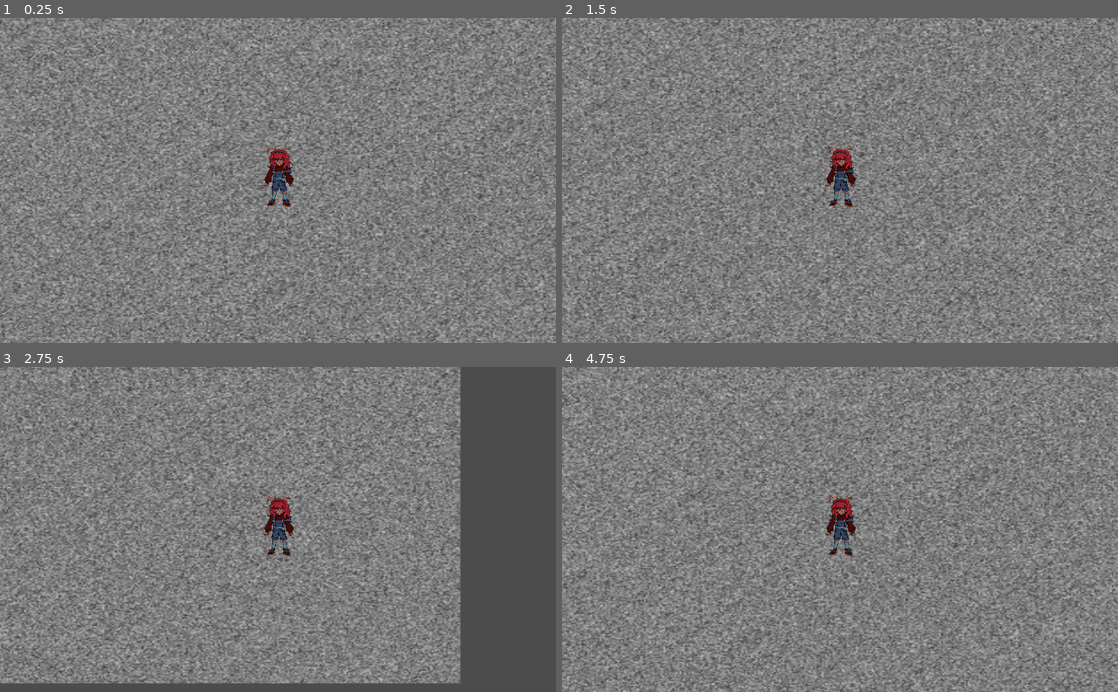
Above: before the commit, frames 1-4 (two rows, left to right).
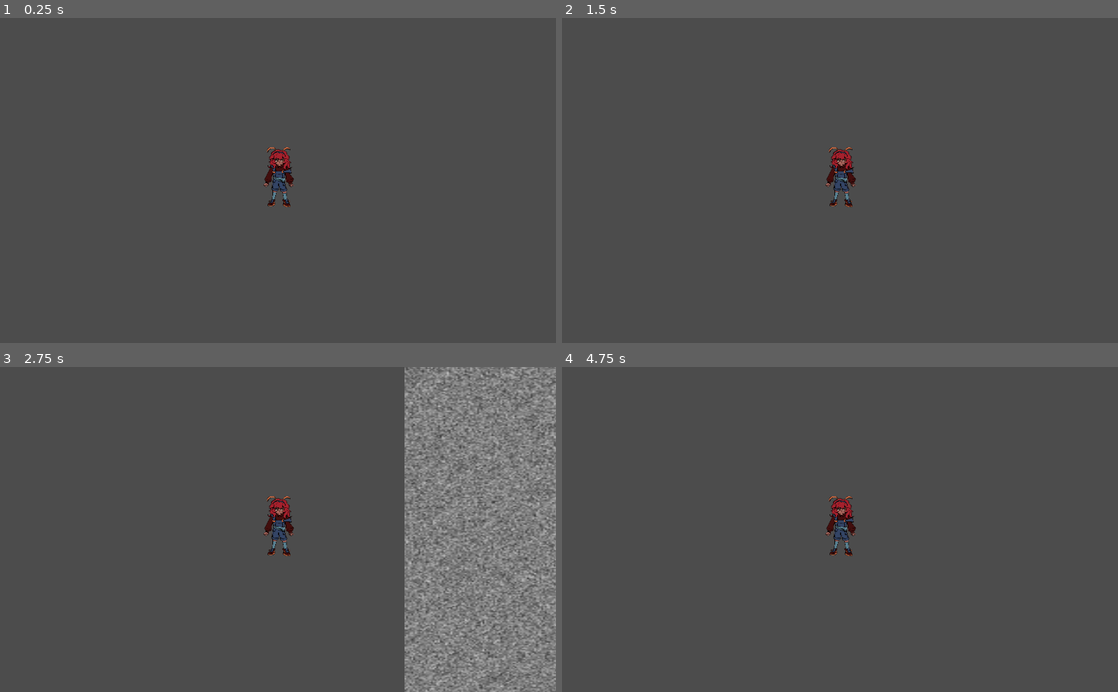
Above: after the commit, the same moments.

Repository: Egg6691/TAMU-SPRING-2025-GAMEJAM
Game: Godot game, scene res://Scenes/Main.tscn
Two runs of this game, one before a commit and one after it. Both use one fixed random seed, a clock stepped at 60 frames per second and the inputs below. The engine's default icon, where the game draws it, is replaced by a stand-in: a white triangle on a blue panel in a dark square.
Inputs (mouse positions are in pixels of both pictures, inside the frame that each line leads up to):
- Up to frame 1 (0.25 s): no input
- Up to frame 2 (1.5 s): tap Enter at 0.5 s; move the mouse to (962, 164) at 0.52 s; hold D (right) 0.53-1.28 s; right-click (962, 164) at 0.6 s; move the mouse to (728, 196) at 1.27 s; hold S (down) from 1.28 s (still down); click (728, 196) at 1.35 s
- Up to frame 3 (2.75 s): move the mouse to (333, 458) at 2.02 s; release S (down) at 2.03 s; hold D (right) from 2.03 s (still down); right-click (333, 458) at 2.1 s
- Up to frame 4 (4.75 s): move the mouse to (812, 594) at 2.77 s; release D (right) at 2.78 s; hold W (up) 2.78-3.53 s; click (812, 594) at 2.85 s; move the mouse to (1006, 578) at 3.52 s; hold A (left) from 3.53 s (still down); right-click (1006, 578) at 3.6 s; move the mouse to (673, 480) at 4.27 s; click (673, 480) at 4.35 s

The runs differ from the first frame. In frame 1, 92% of the frame differs, in the area x 0-100%, y 0-100%; in frame 2, 92%; in frame 3, 85%; in frame 4, 92%.
Error before the commit: Parse Error: Can't preload resource at path: res://Bullet.tscn (res://Scripts/BulletManager.gd:4)
Error after the commit: Invalid call. Nonexistent function 'create_bullet' in base 'Node (BulletManager.gd)'. (res://Scripts/Player.gd:40)

Commit message:
FSM, Bullets

Diff:
--- /dev/null
+++ b/Scenes/Bosses/Doll.gd
@@ -0,0 +1,16 @@
+extends Boss
+
+
+# Declare member variables here. Examples:
+# var a = 2
+# var b = "text"
+
+
+# Called when the node enters the scene tree for the first time.
+func _ready():
+	pass # Replace with function body.
+
+
+# Called every frame. 'delta' is the elapsed time since the previous frame.
+#func _process(delta):
+#	pass
--- /dev/null
+++ b/Scenes/Bosses/Doll.tscn
@@ -0,0 +1,64 @@
+[gd_scene load_steps=7 format=2]
+
+[ext_resource path="res://Scenes/Bosses/Doll.gd" type="Script" id=1]
+
+[sub_resource type="Animation" id=1]
+length = 0.001
+tracks/0/type = "value"
+tracks/0/path = NodePath(".:frame")
+tracks/0/interp = 1
+tracks/0/loop_wrap = true
+tracks/0/imported = false
+tracks/0/enabled = true
+tracks/0/keys = {
+"times": PoolRealArray( 0 ),
+"transitions": PoolRealArray( 1 ),
+"update": 1,
+"values": [ 0 ]
+}
+
+[sub_resource type="Animation" id=2]
+resource_name = "idle"
+step = 0.01
+
+[sub_resource type="Animation" id=3]
+resource_name = "walk_down"
+
+[sub_resource type="Animation" id=4]
+resource_name = "walk_left"
+length = 1.33
+loop = true
+step = 0.01
+tracks/0/type = "value"
+tracks/0/path = NodePath(".:frame")
+tracks/0/interp = 1
+tracks/0/loop_wrap = true
+tracks/0/imported = false
+tracks/0/enabled = true
+tracks/0/keys = {
+"times": PoolRealArray( 0, 0.34, 0.67, 1 ),
+"transitions": PoolRealArray( 1, 1, 1, 1 ),
+"update": 1,
+"values": [ 8, 2, 9, 2 ]
+}
+
+[sub_resource type="CircleShape2D" id=5]
+
+[node name="Doll" type="KinematicBody2D"]
+script = ExtResource( 1 )
+
+[node name="Sprite" type="Sprite" parent="."]
+scale = Vector2( 0.1, 0.1 )
+hframes = 4
+vframes = 3
+region_enabled = true
+region_rect = Rect2( 1.65247, 15, 1342.15, 1842.57 )
+
+[node name="AnimationPlayer" type="AnimationPlayer" parent="Sprite"]
+anims/RESET = SubResource( 1 )
+anims/idle = SubResource( 2 )
+anims/walk_down = SubResource( 3 )
+anims/walk_left = SubResource( 4 )
+
+[node name="CollisionShape2D" type="CollisionShape2D" parent="."]
+shape = SubResource( 5 )
--- a/Scenes/Main.tscn
+++ b/Scenes/Main.tscn
@@ -15,7 +15,7 @@
 script = ExtResource( 2 )
 
 [node name="icon" type="Sprite" parent="."]
-position = Vector2( 58.5, -10.5 )
+position = Vector2( 846, 152 )
 scale = Vector2( 1.63867, 1.16992 )
 texture = SubResource( 2 )
 
@@ -25,3 +25,8 @@
 [node name="Camera2D" type="Camera2D" parent="Player"]
 current = true
 zoom = Vector2( 0.5, 0.5 )
+
+[node name="PlayerTrackerTimer" type="Timer" parent="."]
+wait_time = 0.5
+
+[connection signal="timeout" from="PlayerTrackerTimer" to="." method="_append_position"]
--- /dev/null
+++ b/Scripts/Boss.gd
@@ -0,0 +1,69 @@
+class_name Boss extends KinematicBody2D
+
+enum BossState {
+	IDLE,
+	ATTACKING,
+	TAKING_DAMAGE,
+	DEAD
+}
+
+var state = BossState.IDLE
+var health = 100
+var attack_timer = 2.0
+var attack_cooldown = 0.0
+var is_attacking = false
+var is_taking_damage = false
+
+signal state_changed(new_state)
+
+func _ready():
+	set_state(BossState.IDLE)
+
+func _process(delta):
+	match state:
+		BossState.IDLE:
+			handle_idle(delta)
+		BossState.ATTACKING:
+			handle_attacking(delta)
+		BossState.TAKING_DAMAGE:
+			handle_taking_damage(delta)
+		BossState.DEAD:
+			handle_dead(delta)
+	update_attack_timer(delta)
+
+func handle_idle(delta):
+	if attack_cooldown == 0:
+		set_state(BossState.ATTACKING)
+
+func handle_attacking(delta):
+	perform_attack()
+	attack_cooldown = attack_timer
+	set_state(BossState.IDLE)
+
+func handle_taking_damage(delta):
+	if is_taking_damage:
+		set_state(BossState.IDLE)
+	else:
+		set_state(BossState.IDLE)
+
+func handle_dead(delta):
+	queue_free()
+
+func perform_attack():
+	pass
+
+func set_state(new_state):
+	if state != new_state:
+		state = new_state
+		emit_signal("state_changed", state)
+
+func take_damage(amount):
+	health -= amount
+	if health <= 0 and state != BossState.DEAD:
+		set_state(BossState.DEAD)
+	else:
+		set_state(BossState.TAKING_DAMAGE)
+
+func update_attack_timer(delta):
+	if attack_cooldown > 0:
+		attack_cooldown -= delta
--- a/Scripts/Bullet.gd
+++ b/Scripts/Bullet.gd
@@ -8,10 +8,37 @@
 var direction = Vector2.ZERO
 var team = "none";
 var damage = 1;
-
+var type = "straight";
+var target;
+var active = true;
 # Called when the node enters the scene tree for the first time.
 func _process(delta):
-	position += direction*speed*delta;
+	if active:
+		if type == "straight":
+			position += direction*speed*delta;
+		if type == "homing":
+			direction = position.direction_to(target)
+			position += direction*speed*delta;
+		if type == "swing":
+			pass
+
+	# doll
+	# first phase, homing bullets
+	# second phase bullets retrace initial path.
+	# maybe multiple body parts to hit
+
+	# knight
+	# parry mechanic
+	# lots of swings
+	# maybe immune during some phases
+
+	# clock
+	# sans undertale end fight esque
+	# maybe bring back other attacks
+	# maybe retrace player's position (send them back in time)
+	# maybe freeze time
+
+
 
 func _ready():
 	add_to_group(team);
--- a/Scripts/BulletManager.gd
+++ b/Scripts/BulletManager.gd
@@ -1,9 +1,10 @@
 extends Node
 
 
-var bullet = preload("res://Bullet.tscn");
-var bullets = []
-func create_bullet(position, dir, speed, damage, team):
+var bullet = preload("res://Scenes/Bullets/Bullet.tscn");
+var reuse_bullets = [] # these bullets are reused after going offscreen.
+var stored_bullets = [] # these are properties to be added to new bullets when they're brought back by tiem mechanic.
+func _create_bullet(position, dir, speed, damage, team):
 	var new_bullet = bullet.instance()
 	new_bullet.direction = dir;
 	new_bullet.position = position
@@ -12,4 +13,8 @@
 	new_bullet.team = team;
 	get_tree().current_scene.add_child(new_bullet);
 	new_bullet.look_at(position+dir);
+	if team == "player":
+		stored_bullets.append(new_bullet);
+
+
 	# add bullets to new var and store thatinstead
--- a/Scripts/Character.gd
+++ b/Scripts/Character.gd
@@ -1,4 +1,7 @@
 class_name Character extends KinematicBody2D
+
+var health;
+
 
 func _move(): # function that forces movement x tiles in y direction, for a cutscene.
 	pass
--- a/Scripts/Main.gd
+++ b/Scripts/Main.gd
@@ -4,13 +4,17 @@
 # Declare member variables here. Examples:
 # var a = 2
 # var b = "text"
+onready var timer = get_node("PlayerTrackerTimer");
+onready var player = get_node("Player")
+var player_pos = [];
+# Called when the node enters the scene tree for the first time.
+func _track_position():
+	timer.start()
+# Called every frame. 'delta' is the elapsed time since the previous frame.
+#func _process(delta):
 
 
-# Called when the node enters the scene tree for the first time.
-func _ready():
-	pass # Replace with function body.
 
-
-# Called every frame. 'delta' is the elapsed time since the previous frame.
-#func _process(delta):
-#	pass
+func _append_position():
+	player_pos.append(player.position);
+	print(player_pos)
--- a/project.godot
+++ b/project.godot
@@ -9,12 +9,18 @@
 config_version=4
 
 _global_script_classes=[ {
-"base": "Reference",
+"base": "KinematicBody2D",
+"class": "Boss",
+"language": "GDScript",
+"path": "res://Scripts/Boss.gd"
+}, {
+"base": "KinematicBody2D",
 "class": "Character",
 "language": "GDScript",
 "path": "res://Scripts/Character.gd"
 } ]
 _global_script_class_icons={
+"Boss": "",
 "Character": ""
 }
 
Renamed: Scenes/Bullet.tscn -> Scenes/Bullets/Bullet.tscn
